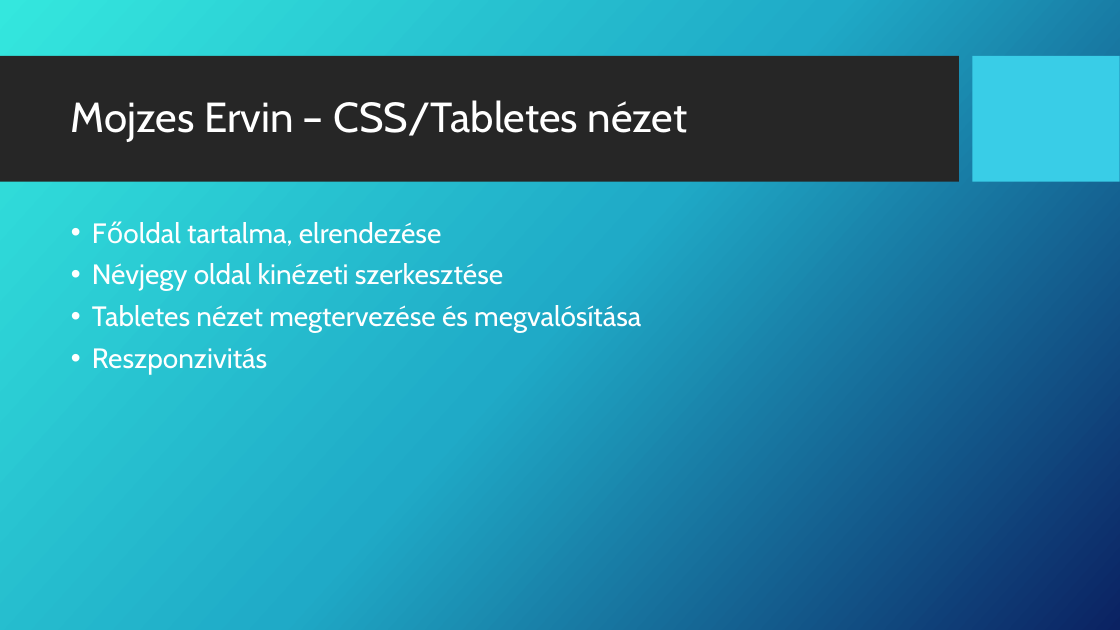
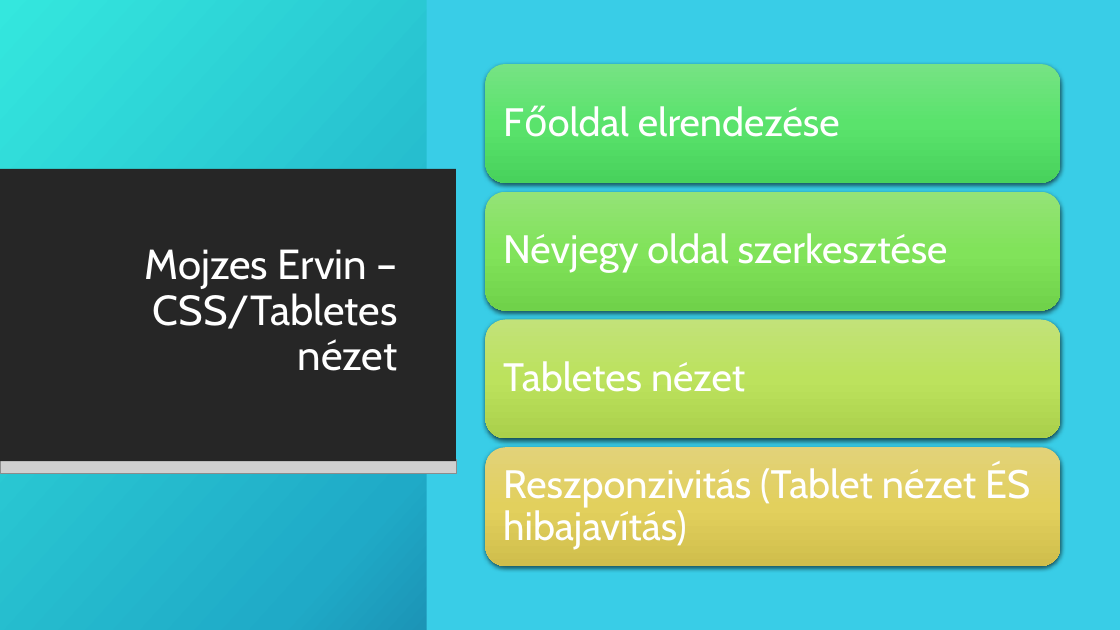
Before and after one commit to kecskeszsoltistvan/NyiltKodok, a slide deck: slide 4 of Open-Source.pptx. Drawn at 1120x630 pixels with LibreOffice and Linux fonts; fonts in the diff are those of the drawing; grey boxes stand for pictures; background and template pictures are left out. Boxes give left, top, right and bottom in pixels: in the first picture for what was removed or moved away, otherwise in the second. Text is boxed around its words. In the diff, an @@ line names an element or a change of style, - is before the commit and + after.

```diff
--- a/Open-Source.pptx
+++ b/Open-Source.pptx
@@ rectangle added at (x1=0, y1=0, x2=1120, y2=630), fill gradient #36E6DD to #21ABC8 to #0C2263 @@
@@ rectangle added at (x1=427, y1=0, x2=1120, y2=630), fill #39CDE7 @@
@@ rectangle added at (x1=0, y1=169, x2=456, y2=461), fill #262626 @@
@@ title "Mojzes Ervin – CSS/Tabletes nézet" moved from (x1=71, y1=100, x2=688, y2=142) to (x1=144, y1=249, x2=398, y2=371) @@
@@ title "Mojzes Ervin – CSS/Tabletes nézet" at (x1=144, y1=249, x2=398, y2=371): alignment left to right @@
@@ text removed at (x1=92, y1=222, x2=641, y2=375) @@
-• Főoldal tartalma, elrendezése
-• Névjegy oldal kinézeti szerkesztése
-• Tabletes nézet megtervezése és megvalósítása
-• Reszponzivitás
@@ picture added at (x1=0, y1=460, x2=456, y2=473) @@
@@ group added at (x1=486, y1=64, x2=1061, y2=565): 4 rounded rectangles, 4 texts @@
+Főoldal elrendezése
+Névjegy oldal szerkesztése
+Tabletes nézet
+Reszponzivitás (Tablet nézet ÉS hibajavítás)
```
Also in this commit, not shown: 2 other slides changed, 2 slides added, 2 slides removed.
